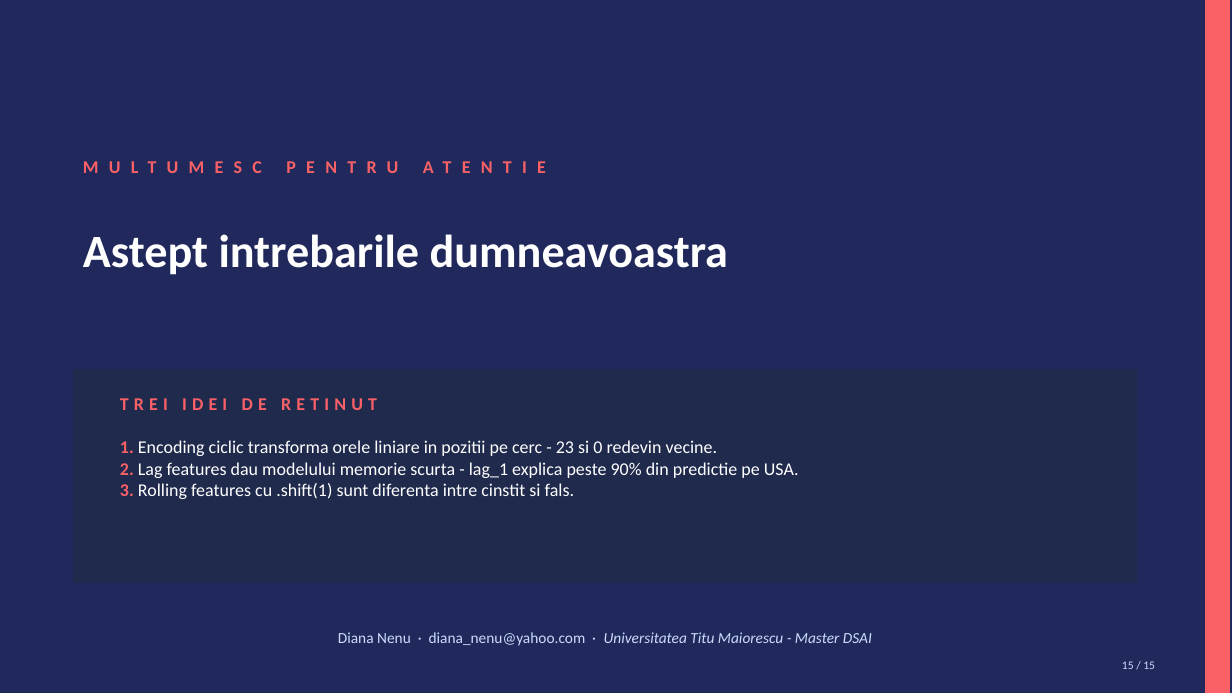
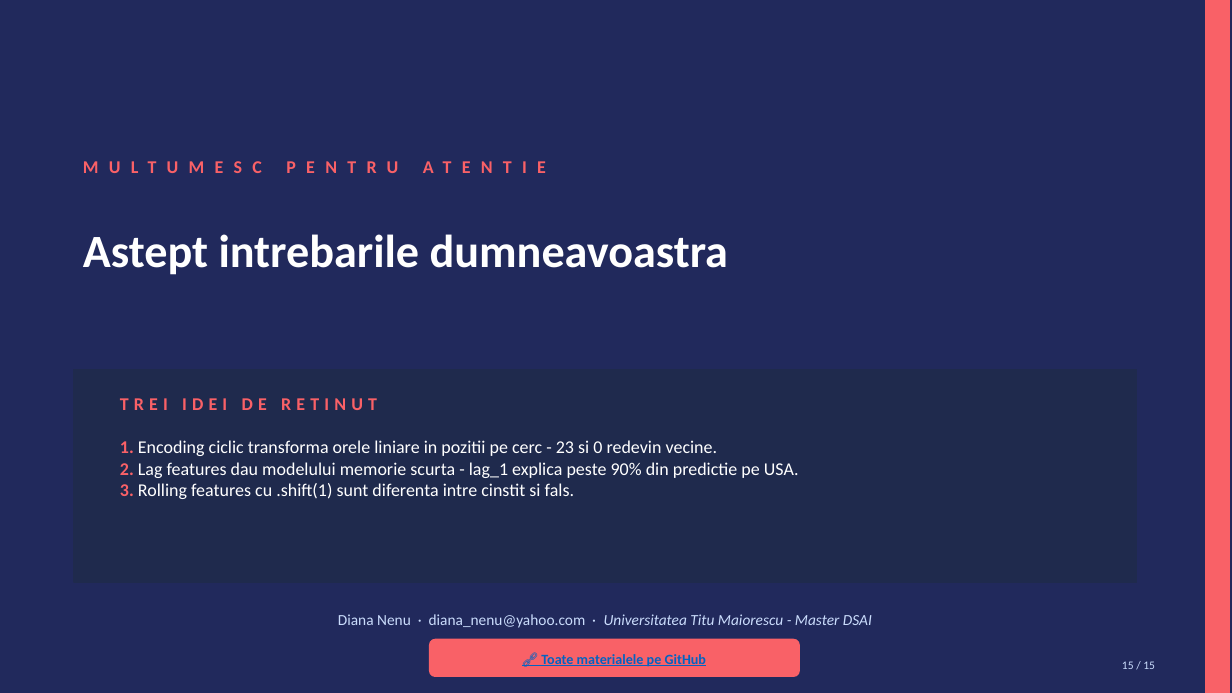
Before and after one commit to diana-nenu/Disertatie_AI_Platform, a slide deck: slide 15 of docs/SCSS/SCSS_FeatureEngineering_Diana_Nenu.pptx. Drawn at 1232x693 pixels with LibreOffice and Linux fonts; fonts in the diff are those of the drawing. Boxes give left, top, right and bottom in pixels: in the first picture for what was removed or moved away, otherwise in the second. Text is boxed around its words. In the diff, an @@ line names an element or a change of style, - is before the commit and + after.

```diff
--- a/docs/SCSS/SCSS_FeatureEngineering_Diana_Nenu.pptx
+++ b/docs/SCSS/SCSS_FeatureEngineering_Diana_Nenu.pptx
@@ text "Diana Nenu · diana_nenu@yahoo.com · ...": place and size @@
-text "Diana Nenu · diana_nenu@yahoo.com · ..." at [338,632,872,646]
+text "Diana Nenu · diana_nenu@yahoo.com · ..." at [338,614,872,628]
@@ rounded rectangle added at [430,640,799,677], fill #F96167, outline #F96167 1 pt @@
@@ text added at [541,654,706,667], 11 pt, text #0563C1, bold, underline @@
+🔗 Toate materialele pe GitHub
```
Also in this commit, not shown: 3 other slides changed, 3 other files.
